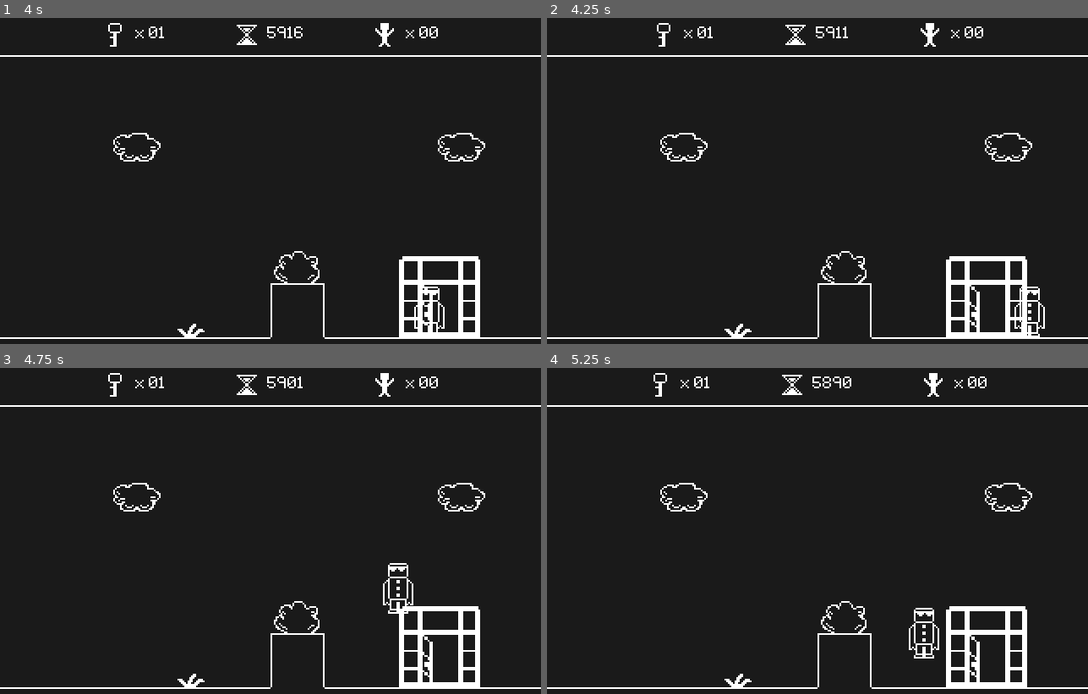
Above: before the commit, frames 1-4 (two rows, left to right).
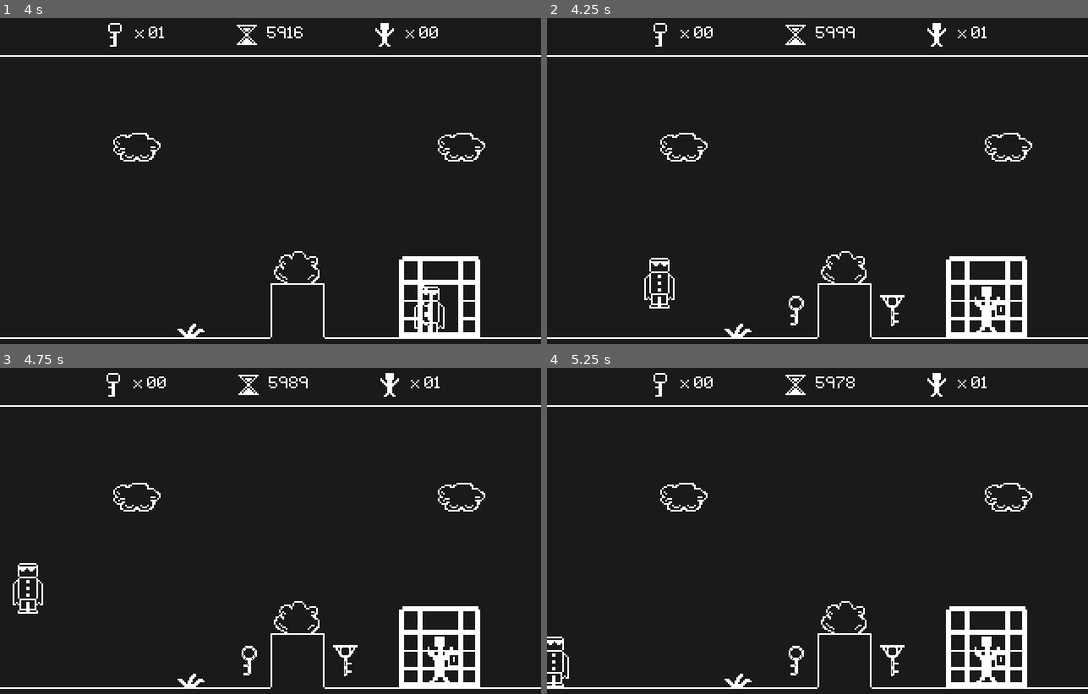
Above: after the commit, the same moments.

Repository: Kiel97/bialjam2019
Game: Godot game, scene res://Levels/Level.tscn
Same seed, same stepped clock (60 frames per second), same inputs: the game is played once before the commit and once after it.
Inputs:
- Up to frame 1 (4 s): tap Enter at 0.5 s; hold Right (move_right) 0.53-2.03 s; tap Up (jump) at 0.77, 1.52, 3.02, 3.77 s; hold Left (move_left) 2.03-2.78 s; hold Right (move_right) from 2.78 s (still down)
- Up to frame 2 (4.25 s): keep holding Right (move_right); tap R (retry) at 4.15 s
- Up to frame 3 (4.75 s): release Right (move_right) at 4.28 s; hold Left (move_left) from 4.28 s (still down); tap Up (jump) at 4.52 s
- Up to frame 4 (5.25 s): release Left (move_left) at 5.03 s; hold Right (move_right) from 5.03 s (still down)

Frame 1 is identical in both runs. In frame 2, 1.7% of the frame differs, in the area x 17-93%, y 1-98%; in frame 3, 1.9%, in the area x 2-85%, y 1-97%; in frame 4, 1.7%.

Commit message:
Added reloading scene on pressing R key

Diff:
--- a/Bialjam2019/Levels/Level_example.gd
+++ b/Bialjam2019/Levels/Level_example.gd
@@ -16,8 +16,9 @@
 	get_prisoners_count()
 
 # Called every frame. 'delta' is the elapsed time since the previous frame.
-#func _process(delta: float) -> void:
-#	pass
+func _process(delta: float) -> void:
+	if Input.is_action_just_pressed("retry"):
+		get_tree().reload_current_scene()
 
 func set_time_left() -> void:
 	$Hero.time_left = time_to_complete
